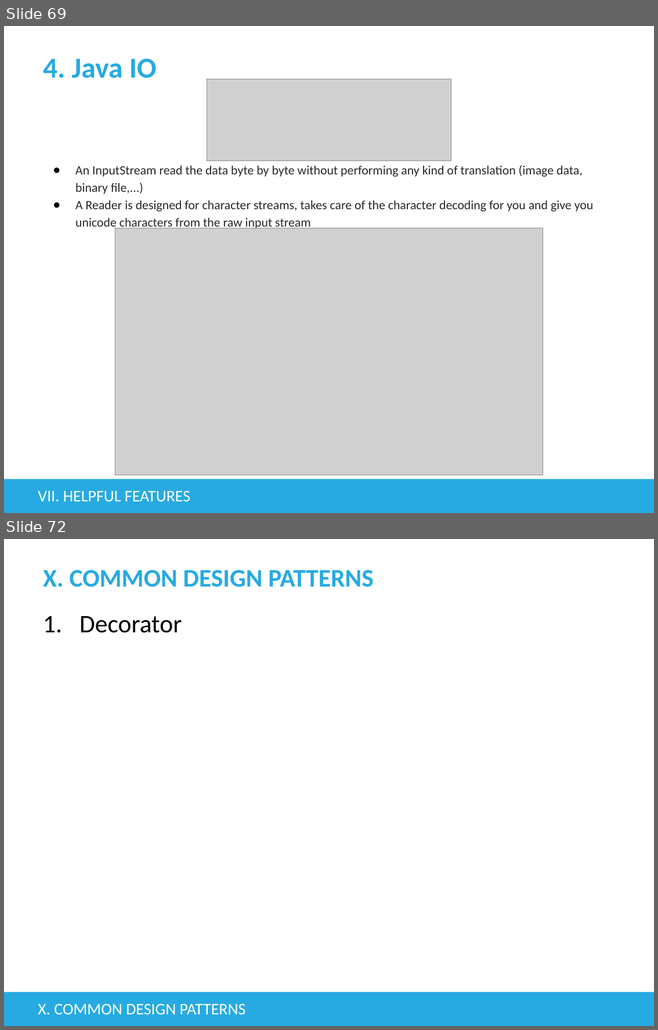
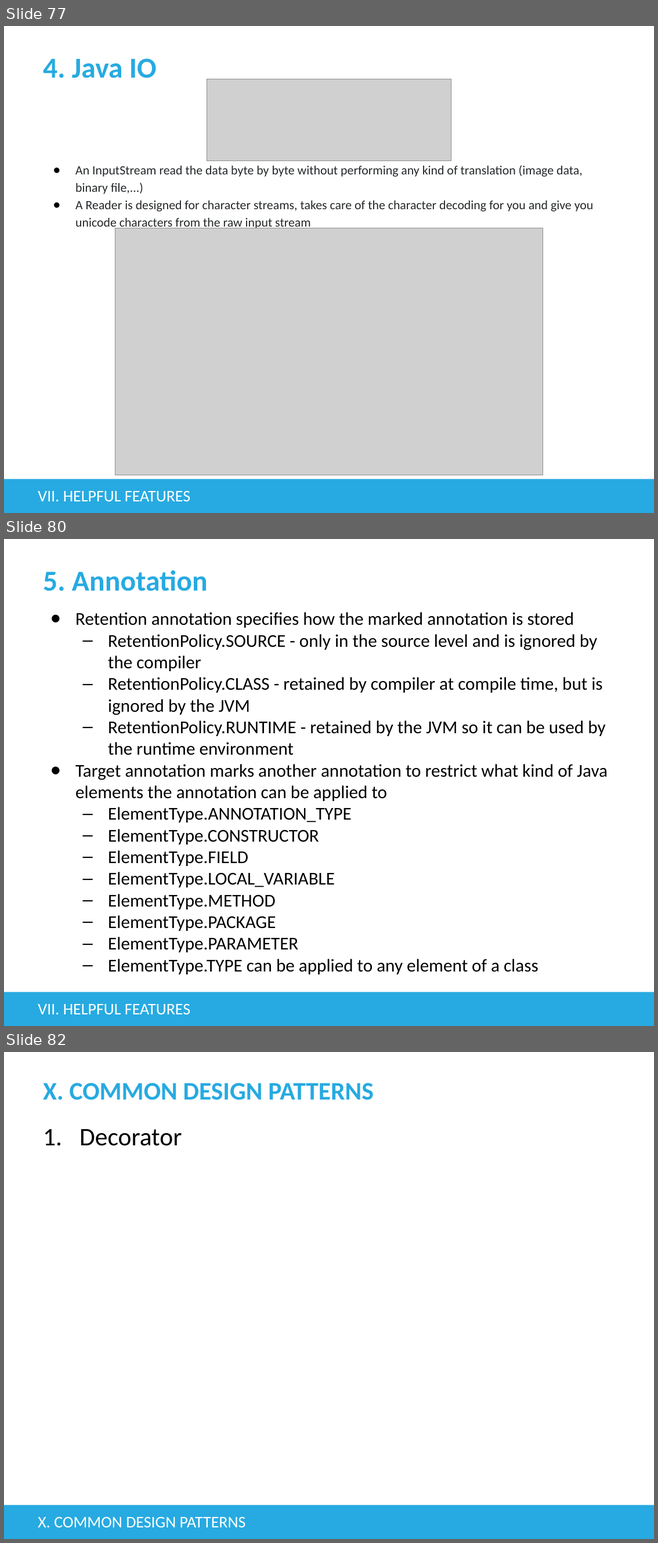
Before and after one commit to tienphat14/java-exercise, a slide deck: src/main/resources/Basic Java.pptx. Shown one above the other, each under a label of ours: slides 69 and 72 before the commit, slides 77, 80 and 82 after it; the slides between them are not shown. The pictures are 658x1030 and 658x1543 pixels, drawn with LibreOffice and Linux fonts; fonts in the diff are those of the drawing; grey boxes stand for pictures; background and template pictures are left out. Boxes give left, top, right and bottom in pixels: in the first picture for what was removed or moved away, otherwise in the second. Text is boxed around its words. In the diff, an @@ line names an element or a change of style, - is before the commit and + after.

Commit message:
helpfulfeatures - annotation example

```diff
--- a/src/main/resources/Basic Java.pptx
+++ b/src/main/resources/Basic Java.pptx
@@ slide 80 added at [4,539,654,1026], background #FFFFFF; not listed: 1 template element that a slide beside it also shows @@
@@ title added at [43,570,208,591], 32 pt, text #27AAE1, bold @@
+5. Annotation
@@ text added at [75,612,607,975], 20 pt, text #000000 @@
+● Retention annotation specifies how the marked annotation is stored
+  – RetentionPolicy.SOURCE - only in the source level and is ignored by the compiler
+  – RetentionPolicy.CLASS - retained by compiler at compile time, but is ignored by the JVM
+  – RetentionPolicy.RUNTIME - retained by the JVM so it can be used by the runtime environment
+● Target annotation marks another annotation to restrict what kind of Java elements the annotation can be applied to
+  – ElementType.ANNOTATION_TYPE
+  – ElementType.CONSTRUCTOR
+  – ElementType.FIELD
+  – ElementType.LOCAL_VARIABLE
+  – ElementType.METHOD
+  – ElementType.PACKAGE
+  – ElementType.PARAMETER
+  – ElementType.TYPE can be applied to any element of a class
@@ text added at [38,1004,190,1015], 18 pt, text #FFFFFF @@
+VII. HELPFUL FEATURES
@@ what was slide 69 is now slide 77 @@
@@ what was slide 72 is now slide 82 @@
```
Also in this commit, not shown: 3 slides changed, 9 other slides added, 4 other files.
